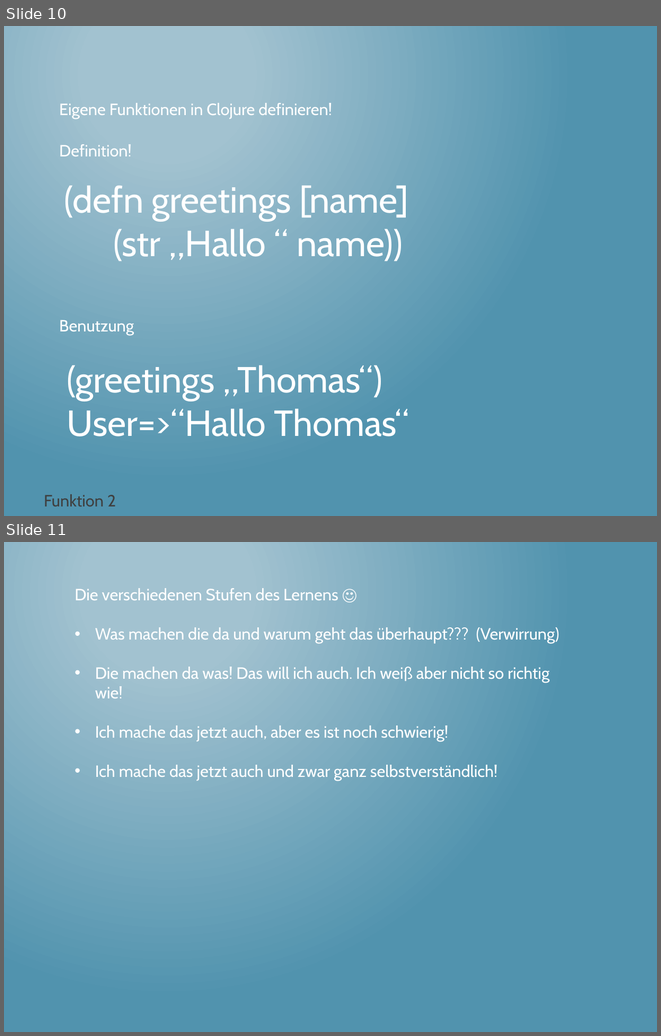
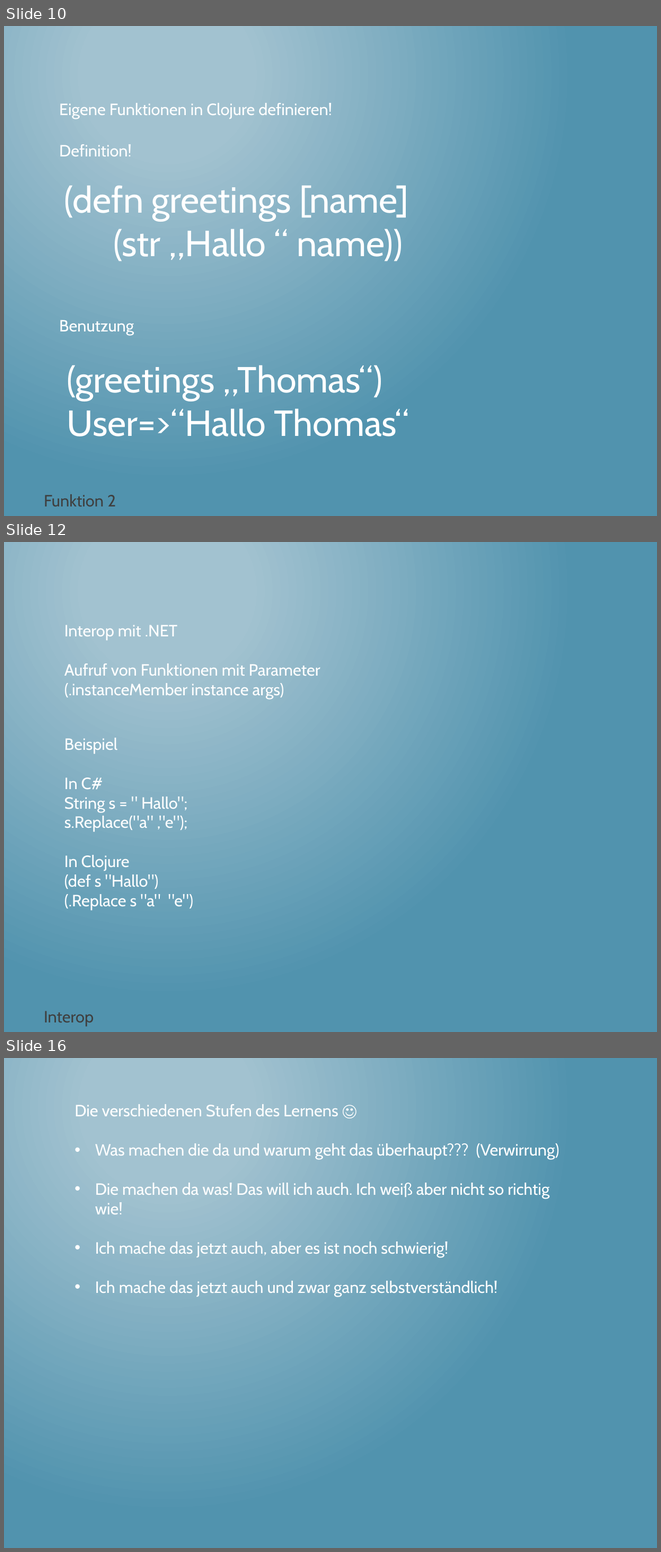
Before and after one commit to thomasschulte/ClojureUsergroupDemo, a slide deck: Clojure Vortrag .NET User Group.pptx. Shown one above the other, each under a label of ours: slides 10 and 11 before the commit, slides 10, 12 and 16 after it; the slides between them are not shown. The pictures are 661x1036 and 661x1552 pixels, drawn with LibreOffice and Linux fonts; fonts in the diff are those of the drawing. Boxes give left, top, right and bottom in pixels: in the first picture for what was removed or moved away, otherwise in the second. Text is boxed around its words. In the diff, an @@ line names an element or a change of style, - is before the commit and + after.

Commit message:
Clojure Source Files

```diff
--- a/Clojure Vortrag .NET User Group.pptx
+++ b/Clojure Vortrag .NET User Group.pptx
@@ slide 12 added at <box>4,542,657,1032</box>, background gradient #A3C3D1 to #5194AF @@
@@ text added at <box>64,625,320,699</box>, 18 pt, text #FFFFFF @@
+Interop mit .NET
+Aufruf von Funktionen mit Parameter
+(.instanceMember instance args)
@@ text added at <box>64,738,193,910</box>, 18 pt, text #FFFFFF @@
+Beispiel
+In C#
+String s = " Hallo";
+s.Replace("a" ,"e");
+In Clojure
+(def s "Hallo")
+(.Replace s "a" "e")
@@ text added at <box>44,1011,94,1026</box>, 18 pt, text #3F3F3F @@
+Interop
@@ what was slide 11 is now slide 16 @@
```
Also in this commit, not shown: 4 other slides added, 5 slides removed, 4 other files.
